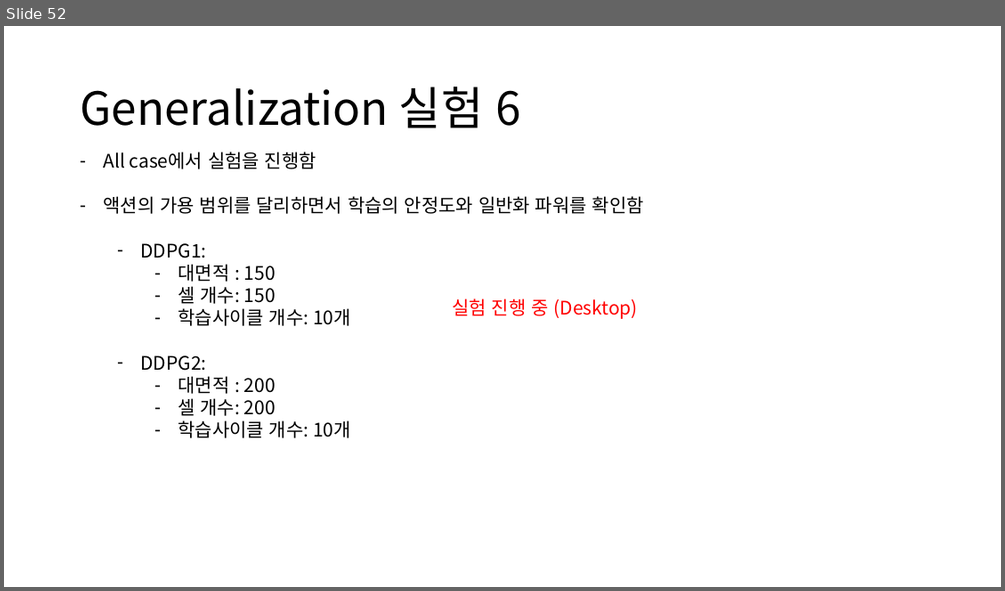
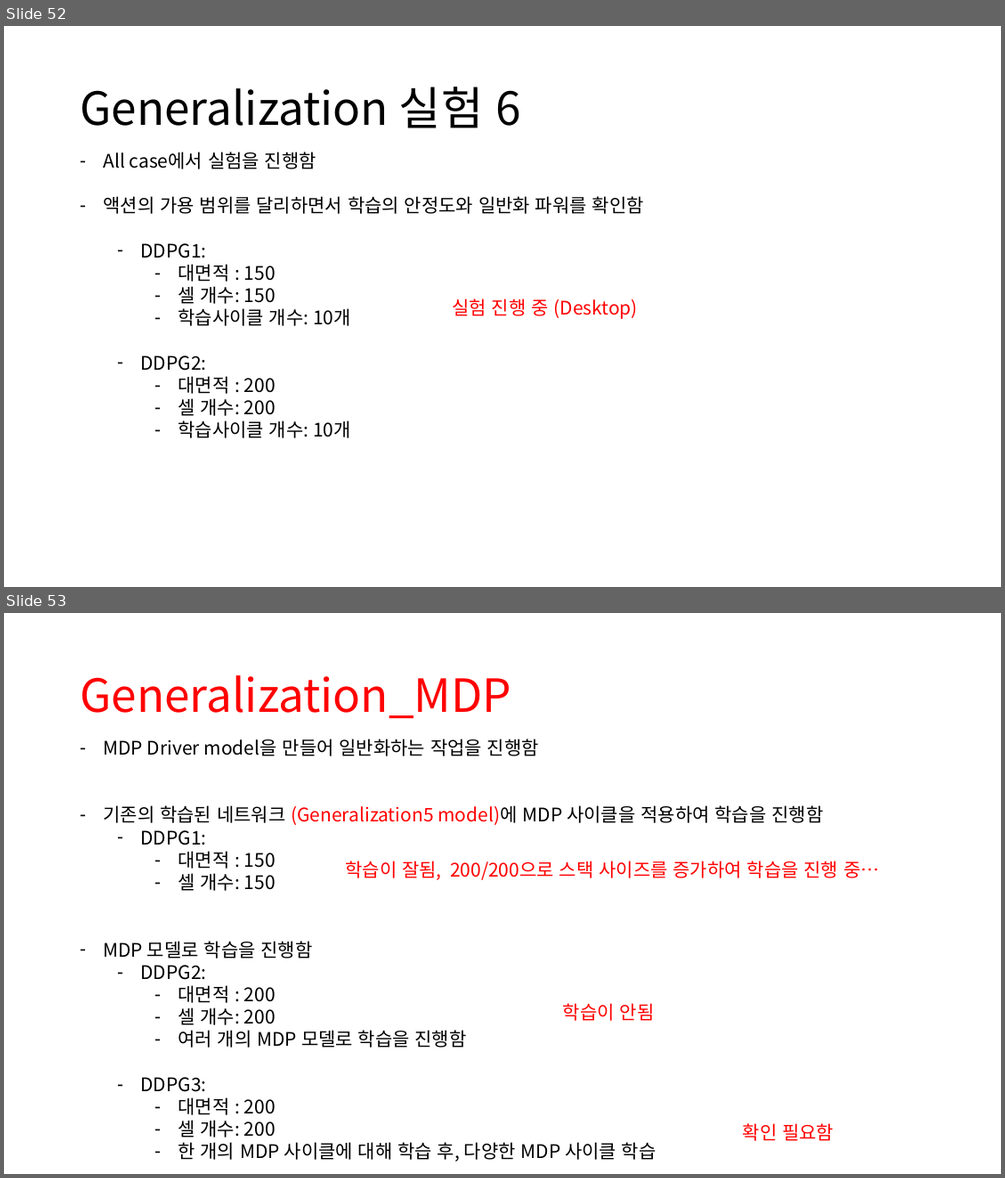
Before and after one commit to zidane89/experiment, a slide deck: 실험정리.pptx. Shown one above the other, each under a label of ours: slide 52 before the commit, slides 52 and 53 after it. The pictures are 1005x591 and 1005x1178 pixels, drawn with LibreOffice and Linux fonts; fonts in the diff are those of the drawing. Boxes give left, top, right and bottom in pixels: in the first picture for what was removed or moved away, otherwise in the second. Text is boxed around its words. In the diff, an @@ line names an element or a change of style, - is before the commit and + after.

```diff
--- a/실험정리.pptx
+++ b/실험정리.pptx
@@ slide 53 added at [4, 613, 1001, 1174], background #FFFFFF @@
@@ title added at [80, 675, 511, 719], 44 pt, text #FF0000 @@
+Generalization_MDP
@@ text added at [103, 738, 823, 1161], 18 pt, text #000000 @@
+– MDP Driver model을 만들어 일반화하는 작업을 진행함
+– 기존의 학습된 네트워크 (Generalization5 model)에 MDP 사이클을 적용하여 학습을 진행함
+  – DDPG1:
+    – 대면적 : 150
+    – 셀 개수: 150
+– MDP 모델로 학습을 진행함
+  – DDPG2:
+    – 대면적 : 200
+    – 셀 개수: 200
+    – 여러 개의 MDP 모델로 학습을 진행함
+  – DDPG3:
+    – 대면적 : 200
+    – 셀 개수: 200
+    – 한 개의 MDP 사이클에 대해 학습 후, 다양한 MDP 사이클 학습
@@ text added at [345, 860, 879, 880], 18 pt, text #FF0000 @@
+학습이 잘됨, 200/200으로 스택 사이즈를 증가하여 학습을 진행 중…
@@ text added at [563, 1003, 655, 1021], 18 pt, text #FF0000 @@
+학습이 안됨
@@ text added at [743, 1123, 833, 1141], 18 pt, text #FF0000 @@
+확인 필요함
```
Also in this commit, not shown: 1 slide changed, 2 other slides added, 15 other files.
